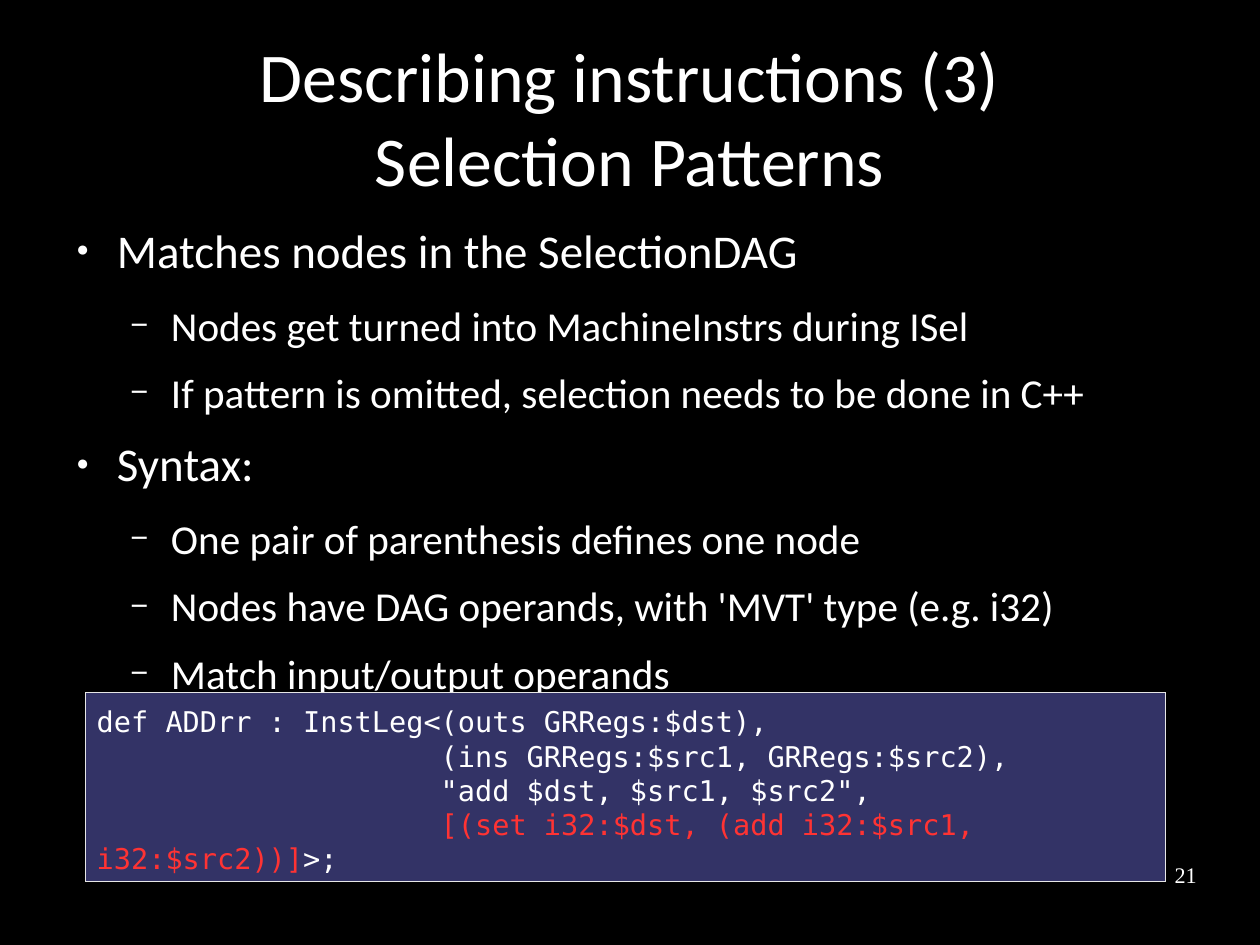
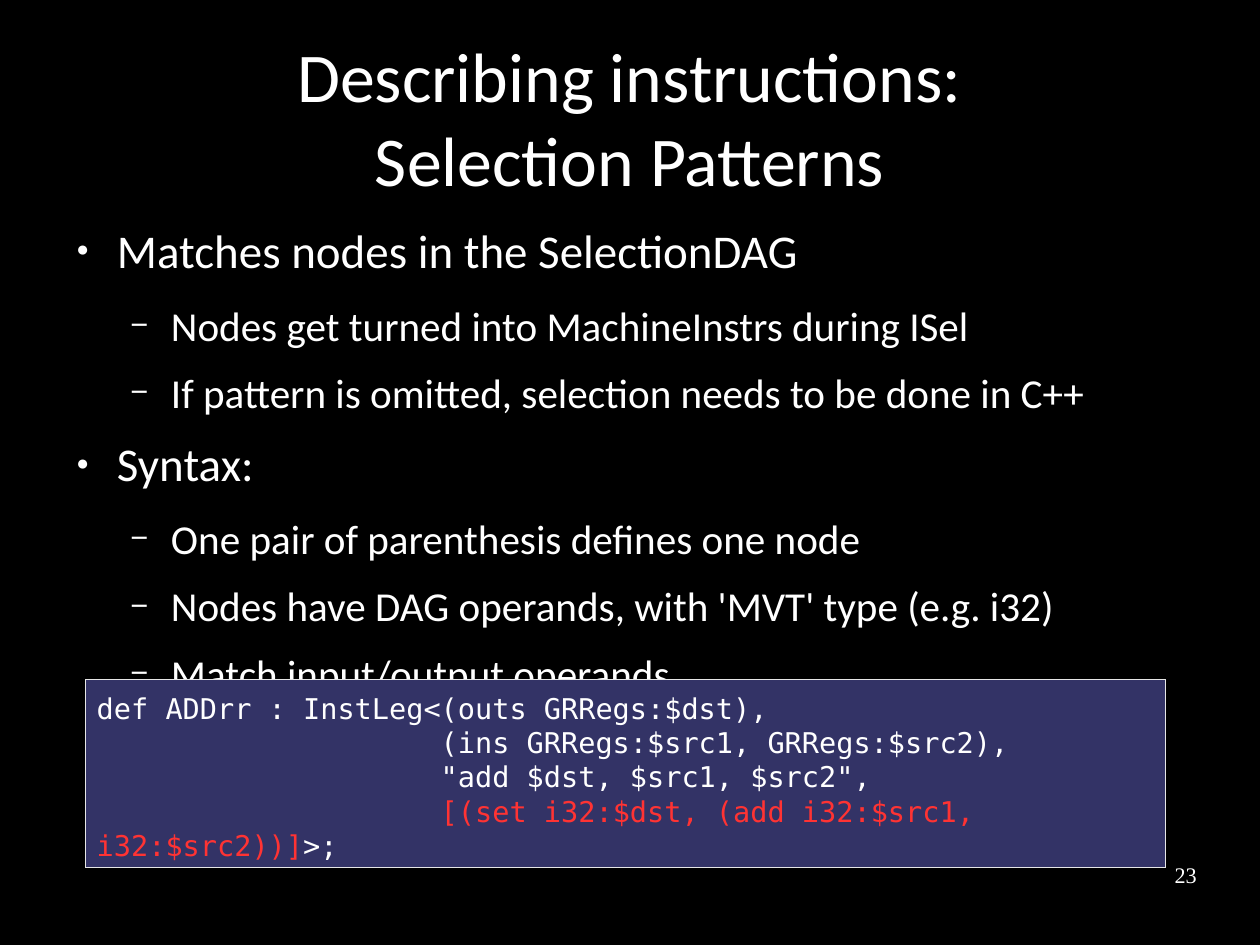
Before and after one commit to frasercrmck/llvm-leg, a slide deck: slide 23 of docs/Codeplay/Slides.odp (slide 21 before the commit). Drawn at 1260x945 pixels with LibreOffice and Linux fonts; fonts in the diff are those of the drawing. Boxes give left, top, right and bottom in pixels: in the first picture for what was removed or moved away, otherwise in the second. Text is boxed around its words. In the diff, an @@ line names an element or a change of style, - is before the commit and + after.

```diff
--- a/docs/Codeplay/Slides.odp
+++ b/docs/Codeplay/Slides.odp
@@ title at (x1=297, y1=53, x2=961, y2=187): text changed @@
-Describing instructions (3)
-Selection Patterns
+Describing instructions:
+Selection Patterns
@@ rectangle "def ADDrr : InstLeg<(outs GRRegs:$dst)," moved from (x1=86, y1=693, x2=1166, y2=882) to (x1=86, y1=679, x2=1166, y2=868) @@
@@ page number at (x1=1175, y1=868, x2=1197, y2=884): text changed @@
-21
+23
```
Also in this commit, not shown: 33 other slides changed, 4 slides added, 1 slide removed.
